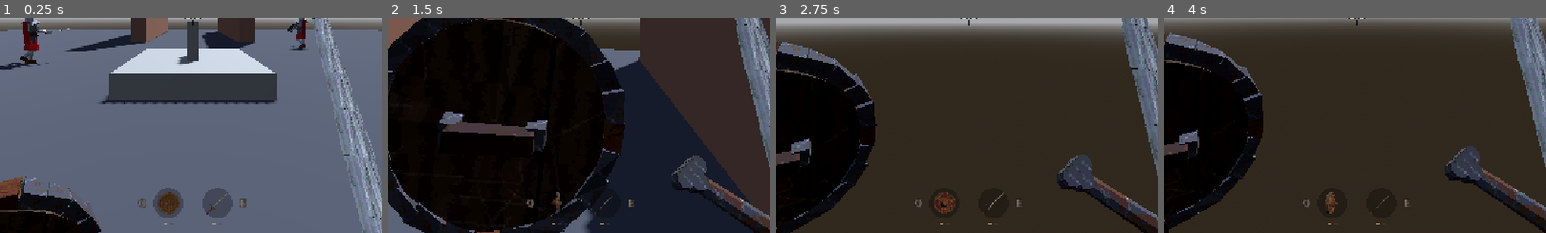
Above: before the commit, frames 1-4 (left to right).
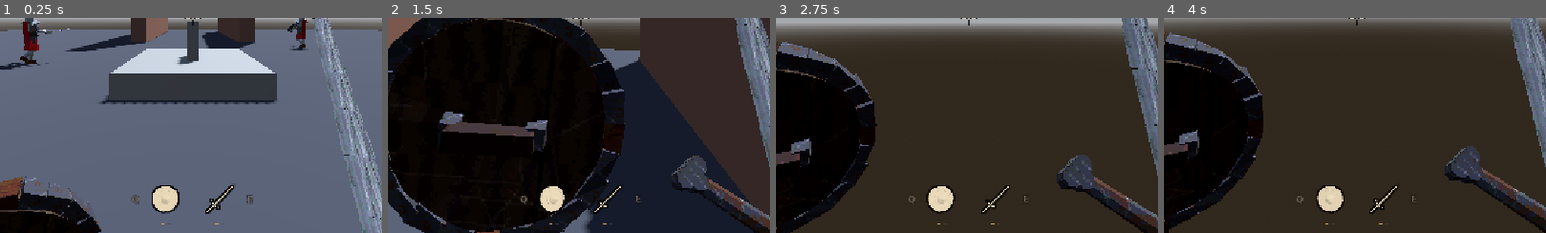
Above: after the commit, the same moments.

Repository: BigScavatore/deathless-godot
Game: Godot game, scene res://main.tscn
Same seed, same stepped clock (60 frames per second), same inputs: the game is played once before the commit and once after it. The project has no main scene, so this scene is started directly.
Inputs (mouse positions are % of the whole screen's width and height, from its top left):
- Up to frame 1 (0.25 s): no input
- Up to frame 2 (1.5 s): move the mouse to (55, 50) at 0.52 s; hold W (move_forward) from 0.53 s (still down); click (55, 50) at 0.6 s; tap Space (jump) at 0.77 s; move the mouse to (45, 50) at 1.27 s; right-click (45, 50) at 1.35 s
- Up to frame 3 (2.75 s): keep holding W (move_forward); tap Space (jump) at 1.52 s; move the mouse to (52, 48) at 2.02 s; tap Shift (dash) at 2.1 s
- Up to frame 4 (4 s): keep holding W (move_forward); move the mouse to (49, 52) at 2.77 s; tap R (next_mode) at 2.85 s; click (49, 52) at 2.92 s; tap Space (jump) at 3.02, 3.77 s; move the mouse to (57, 51) at 3.52 s; hold F (parry) from 3.53 s (still down)
The pictures show only the part of the screen within x 25-75%, y 50-100%; the shares and areas given below are measured in that part.

The runs differ from the first frame. In frame 1, 2.2% of the frame differs, in the area x 34-67%, y 77-96%; in frame 2, 1.1%; in frame 3, 1.2%; in frame 4, 1.1%.

Commit message:
HUD hands: stylized bone-coloured weapon silhouettes that sway
- Weapon previews use a flat two-tone toon material (bone colour, crystal in the spell colour)
  with a black outline drawn by a 2D shader, so they read clearly at small size.
- They gently sway instead of spinning, so a blade or shield is never seen edge-on; the shield
  is turned to show its face. Slightly larger, no dark disc behind.

Co-Authored-By: Claude Opus 5.5 <noreply@anthropic.com>
Claude-Session: https://claude.ai/code/session_01KL6evxLu5HvZZzkyFzKgem

Diff:
--- a/player/hud.gd
+++ b/player/hud.gd
@@ -6,8 +6,9 @@
 ##
 ##   in basso a sinistra   vita (numero grande, barra sottile con la parte persa che si svuota
 ##                         in ritardo), mana, cariche del dash
-##   in basso al centro    le due mani: il modello 3D dell'arma che ruota (sinistra a sinistra,
-##                         destra a destra), le tacche delle armi della mano e il tasto per cambiarla;
+##   in basso al centro    le due mani: un'immagine stilizzata dell'arma (il suo modello 3D in
+##                         due toni color osso con contorno nero, che dondola piano; sinistra a
+##                         sinistra, destra a destra), le tacche delle armi della mano e il tasto;
 ##                         quando cambi arma o incantesimo il nome compare per un attimo sopra.
 ##                         Sopra ancora, la sinergia attiva tra le due armi con il suo contatore.
 ##   al centro             mirino (col bastone: rombo del colore dell'incantesimo e ricarica),
@@ -26,6 +27,24 @@
 	float n = texture(grime, FRAGCOORD.xy / grime_size).r;
 	COLOR.rgb *= mix(0.7, 1.06, n);
 	COLOR.a *= smoothstep(erosion - 0.12, erosion + 0.04, n);
+}
+"""
+
+const OUTLINE_SHADER := """
+shader_type canvas_item;
+// Contorno scuro attorno alle immagini delle armi (dove la texture è trasparente ma un vicino no).
+uniform float width = 5.0;  // in pixel della texture (160 px, disegnata a ~66: sullo schermo ~2 px)
+uniform vec4 outline_color : source_color = vec4(0.03, 0.02, 0.02, 1.0);
+void fragment() {
+	vec4 base = COLOR;
+	float a = 0.0;
+	for (int x = -2; x <= 2; x++) {
+		for (int y = -2; y <= 2; y++) {
+			vec2 offset = vec2(float(x), float(y)) * TEXTURE_PIXEL_SIZE * width * 0.5;
+			a = max(a, texture(TEXTURE, UV + offset).a);
+		}
+	}
+	COLOR = mix(vec4(outline_color.rgb, a * outline_color.a), base, base.a);
 }
 """
 
@@ -74,6 +93,11 @@
 	# Prima i modelli delle armi (senza shader), sopra tutto il resto (con lo shader "grime").
 	var previews := PreviewCanvas.new()
 	previews.hud = self
+	var outline := Shader.new()
+	outline.code = OUTLINE_SHADER
+	var outline_mat := ShaderMaterial.new()
+	outline_mat.shader = outline
+	previews.material = outline_mat
 	previews.mouse_filter = Control.MOUSE_FILTER_IGNORE
 	previews.set_anchors_preset(Control.PRESET_FULL_RECT)
 	add_child(previews)
@@ -171,6 +195,9 @@
 		var weapon := _hand(hand)
 		if preview.shown != weapon:
 			preview.show_weapon(weapon)
+		var spell: Spell = weapon.hud_info().get("spell") if weapon else null
+		if spell:
+			preview.set_accent(spell.color)
 		var label := _hand_label(weapon)
 		if label != _hand_seen[hand]:
 			if _hand_seen[hand] != "":
@@ -374,14 +401,13 @@
 			continue
 		var box := _preview_rect(ci.size, hand)
 		var preview: WeaponPreview = _previews[hand]
-		ci.draw_circle(box.get_center(), box.size.x * 0.42, Color(0, 0, 0, 0.28))
 		ci.draw_texture_rect(preview.get_texture(), box, false)
 
 
 ## Dove sta il modello di una mano: in basso, appena a sinistra o a destra del centro.
 func _preview_rect(size: Vector2, hand: Weapon.Hand) -> Rect2:
-	var s := 54.0
-	var gap := 10.0
+	var s := 66.0
+	var gap := 8.0
 	var x := size.x / 2.0 + gap if hand == RIGHT else size.x / 2.0 - gap - s
 	return Rect2(x, size.y - 18.0 - s, s, s)
 
@@ -545,12 +571,21 @@
 
 # --- Anteprima 3D delle armi -------------------------------------------------
 
-## Mini scena 3D (mondo a parte) con il modello dell'arma che ruota piano; la HUD ne disegna la texture.
+## Mini scena 3D (mondo a parte) con il modello dell'arma reso "stilizzato": colore osso piatto in due
+## toni (luce toon), il cristallo del bastone nel colore dell'incantesimo, e un dondolio lento invece
+## della rotazione completa (così la sagoma resta sempre riconoscibile). La HUD ne disegna la texture
+## con uno shader che aggiunge il contorno nero.
 class WeaponPreview extends SubViewport:
+	const FILL := Color(0.86, 0.8, 0.68)
+
 	var shown: Weapon
 	var _camera: Camera3D
 	var _tilt: Node3D
 	var _spinner: Node3D
+	var _base_spin := 0.0
+	var _time := 0.0
+	var _toon: StandardMaterial3D
+	var _accent: StandardMaterial3D
 
 	func _init() -> void:
 		size = Vector2i(160, 160)
@@ -563,24 +598,31 @@
 		var env := Environment.new()
 		env.background_mode = Environment.BG_CLEAR_COLOR
 		env.ambient_light_source = Environment.AMBIENT_SOURCE_COLOR
-		env.ambient_light_color = Color(0.4, 0.36, 0.32)
-		env.ambient_light_energy = 0.7
+		env.ambient_light_color = Color(1, 1, 1)
+		env.ambient_light_energy = 0.45
 		_camera.environment = env
 		add_child(_camera)
 		var key := DirectionalLight3D.new()
-		key.rotation = Vector3(deg_to_rad(-35), deg_to_rad(40), 0)
-		key.light_color = Color(1.0, 0.85, 0.65)
-		key.light_energy = 1.6
+		key.rotation = Vector3(deg_to_rad(-35), deg_to_rad(35), 0)
+		key.light_energy = 0.75
 		add_child(key)
-		var rim := DirectionalLight3D.new()
-		rim.rotation = Vector3(deg_to_rad(-10), deg_to_rad(-150), 0)
-		rim.light_color = Color(0.55, 0.62, 1.0)
-		rim.light_energy = 1.0
-		add_child(rim)
 		_tilt = Node3D.new()
 		add_child(_tilt)
 		_spinner = Node3D.new()
 		_tilt.add_child(_spinner)
+		# Due toni: parte in luce color osso, parte in ombra più scura (DIFFUSE_TOON).
+		_toon = StandardMaterial3D.new()
+		_toon.albedo_color = FILL
+		_toon.diffuse_mode = BaseMaterial3D.DIFFUSE_TOON
+		_toon.specular_mode = BaseMaterial3D.SPECULAR_DISABLED
+		_toon.roughness = 1.0
+		_accent = StandardMaterial3D.new()
+		_accent.shading_mode = BaseMaterial3D.SHADING_MODE_UNSHADED
+		_accent.albedo_color = Color(0.7, 0.55, 1.0)
+
+	## Colore delle parti magiche (cristallo del bastone).
+	func set_accent(color: Color) -> void:
+		_accent.albedo_color = color.lightened(0.25)
 
 	## Mostra il modello dell'arma (null = niente).
 	func show_weapon(weapon: Weapon) -> void:
@@ -597,6 +639,8 @@
 		var best: MeshInstance3D
 		for child in model.find_children("*", "MeshInstance3D", true, false):
 			var mi := child as MeshInstance3D
+			mi.material_override = _accent if mi.name == "Crystal" else _toon
+			mi.cast_shadow = GeometryInstance3D.SHADOW_CASTING_SETTING_OFF
 			if mi.mesh and (best == null or mi.mesh.get_aabb().size.length() > best.mesh.get_aabb().size.length()):
 				best = mi
 		if best == null:
@@ -615,9 +659,13 @@
 		_spinner.add_child(holder)
 		# Le armi lunghe (spada, bastone) stanno in diagonale, così riempiono il riquadro.
 		var long := aabb.size.y > 1.8 * maxf(aabb.size.x, aabb.size.z)
-		_tilt.rotation = Vector3(0.2, 0.0, -0.75 if long else 0.0)
+		_tilt.rotation = Vector3(0.15, 0.0, -0.78 if long else 0.0)
+		# Lo scudo ha la faccia verso -Z (verso i nemici): lo si gira per mostrare il davanti.
+		_base_spin = PI if weapon.kind == &"shield" else 0.0
 		var extent := aabb.size.length() * 0.5
-		_camera.position = Vector3(0, 0, extent / tan(deg_to_rad(_camera.fov * 0.5)) * 1.08)
+		_camera.position = Vector3(0, 0, extent / tan(deg_to_rad(_camera.fov * 0.5)) * 1.12)
 
 	func _process(delta: float) -> void:
-		_spinner.rotate_y(delta * 1.1)
+		# Dondolio lento: mostra un po' di volume senza mai mettere l'arma di taglio.
+		_time += delta
+		_spinner.rotation.y = _base_spin + sin(_time * 0.9) * 0.5
